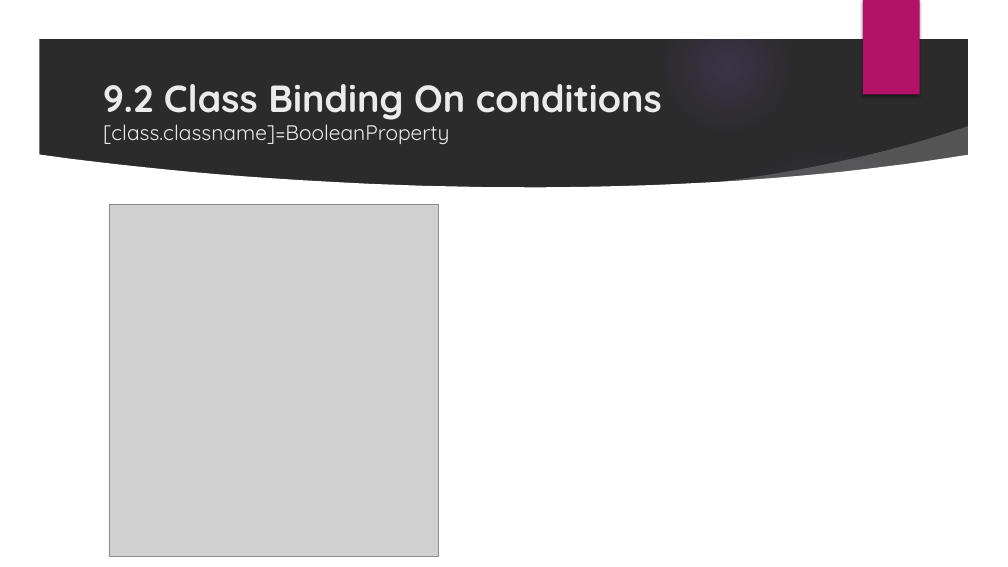
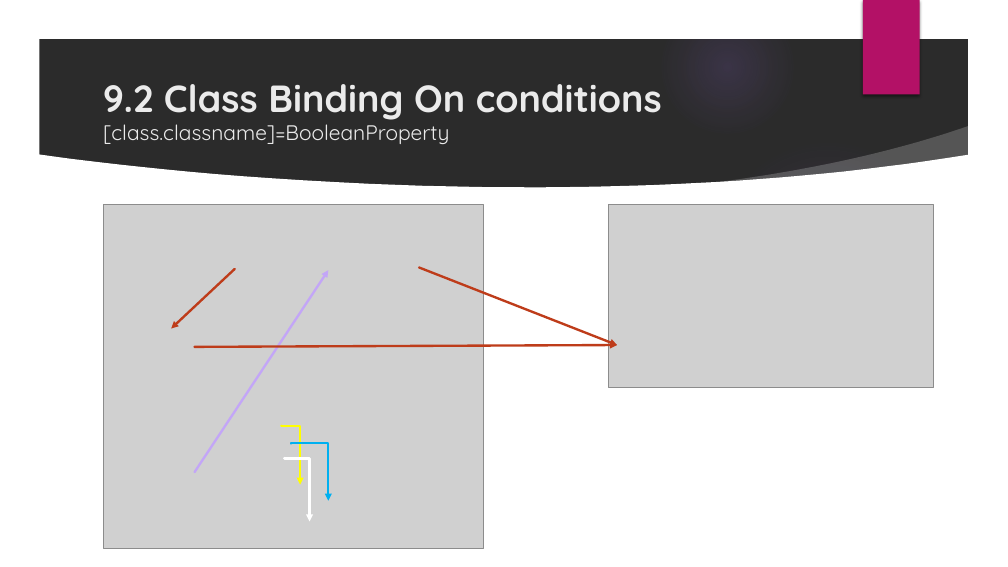
Before and after one commit to monicka2479/AngularSession, a slide deck: slide 48 of Angular Presentation.pptx (slide 49 before the commit). Drawn at 1008x567 pixels with LibreOffice and Linux fonts; fonts in the diff are those of the drawing; grey boxes stand for pictures; background and template pictures are left out; a plain dark background stands for a picture behind light text. Boxes give left, top, right and bottom in pixels: in the first picture for what was removed or moved away, otherwise in the second. Text is boxed around its words. In the diff, an @@ line names an element or a change of style, - is before the commit and + after.

Commit message:
Added Class Binding

```diff
--- a/Angular Presentation.pptx
+++ b/Angular Presentation.pptx
@@ picture: place and size @@
-picture at <box>109,205,439,557</box>
+picture at <box>104,205,483,549</box>
@@ picture added at <box>609,205,934,388</box> @@
@@ arrow added from (234, 269) to (171, 329), #BE3C1A 2.25 pt @@
@@ arrow added from (419, 268) to (617, 345), #BE3C1A 2.25 pt @@
@@ arrow added from (194, 473) to (328, 270), #C3A6F7 2.25 pt @@
@@ arrow added from (194, 347) to (617, 345), #BE3C1A 2.25 pt @@
@@ elbow arrow added from (281, 426) to (300, 485), #FFFF00 2.25 pt @@
@@ elbow arrow added from (291, 444) to (328, 501), #00B0F0 2.25 pt @@
@@ elbow arrow added from (284, 458) to (309, 522), #FFFFFF 2.25 pt @@
```
Also in this commit, not shown: 1 slide added, 1 slide removed.
